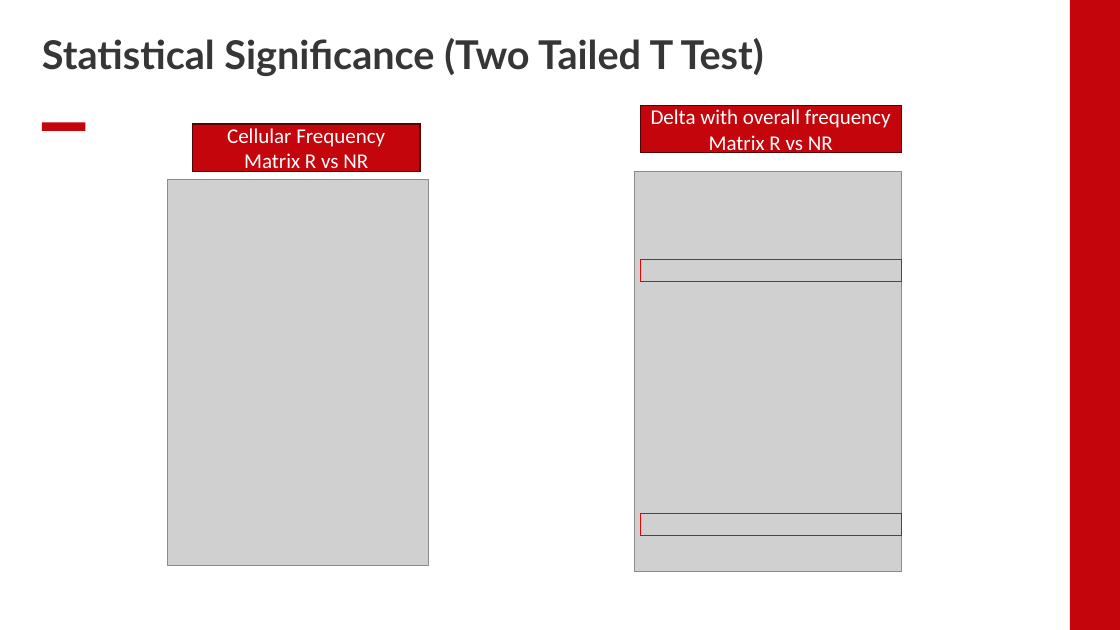
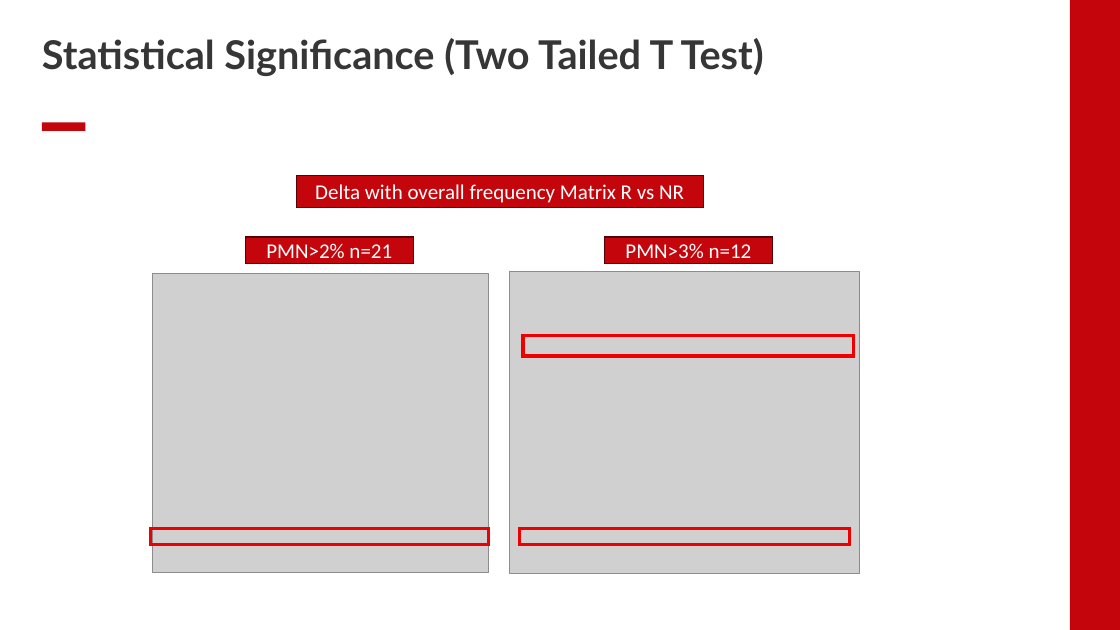
Before and after one commit to EDJohns/2025-Dinh-Lab-Research-Project, a slide deck: slide 11 of Shapiro 2025 Project/Weekly Updates/Week 7 Updates.pptx (slide 19 before the commit). Drawn at 1120x630 pixels with LibreOffice and Linux fonts; fonts in the diff are those of the drawing; grey boxes stand for pictures; background and template pictures are left out. Boxes give left, top, right and bottom in pixels: in the first picture for what was removed or moved away, otherwise in the second. Text is boxed around its words. In the diff, an @@ line names an element or a change of style, - is before the commit and + after.

```diff
--- a/Shapiro 2025 Project/Weekly Updates/Week 7 Updates.pptx
+++ b/Shapiro 2025 Project/Weekly Updates/Week 7 Updates.pptx
@@ rectangle removed at (x1=192, y1=124, x2=420, y2=172) @@
-Cellular Frequency Matrix R vs NR
@@ rectangle "Delta with overall frequency Matrix ..." resized from (x1=640, y1=106, x2=902, y2=154) to (x1=297, y1=176, x2=703, y2=208) @@
@@ rectangle added at (x1=245, y1=237, x2=414, y2=264), fill #C5050C, outline #560205 1 pt, 18 pt, text #FFFFFF @@
+PMN>2% n=21
@@ rectangle added at (x1=604, y1=237, x2=773, y2=264), fill #C5050C, outline #560205 1 pt, 18 pt, text #FFFFFF @@
+PMN>3% n=12
@@ rectangle removed at (x1=640, y1=260, x2=902, y2=281) @@
@@ picture resized from (x1=167, y1=179, x2=429, y2=565) to (x1=152, y1=273, x2=488, y2=572) @@
@@ picture resized from (x1=635, y1=171, x2=902, y2=571) to (x1=510, y1=271, x2=860, y2=574) @@
@@ rectangle added at (x1=523, y1=336, x2=854, y2=357), outline #EE0000 3 pt @@
@@ rectangle added at (x1=150, y1=528, x2=489, y2=544), outline #EE0000 3 pt @@
@@ rectangle resized from (x1=640, y1=513, x2=902, y2=535) to (x1=519, y1=528, x2=849, y2=544) @@
@@ rectangle at (x1=519, y1=528, x2=849, y2=544): outline #EE0000 1 pt to #EE0000 3 pt @@
```
Also in this commit, not shown: 5 other slides changed, 5 slides added, 13 slides removed.
